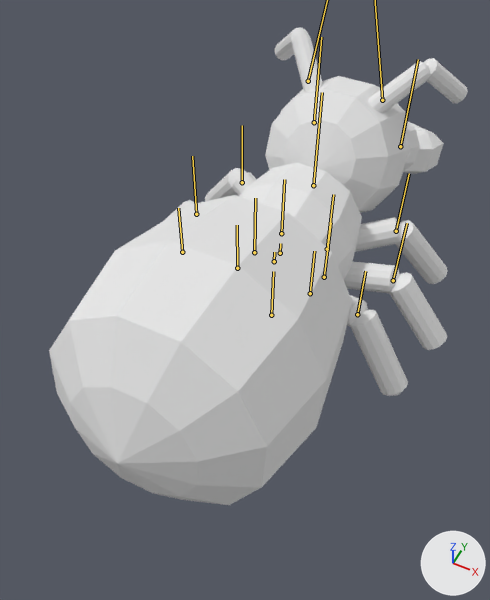
The glTF model assets/models/enemies/ant_model.glb: old version first, new version second.
Before and after are seen from a 50 mm camera at (0.86, -2.03, 2.57) aimed at (-0.06, -0.18, 0.27). Every picture has the same lights, and +X, +Y and +Z are marked at lower right. The older version comes first. The bones that bend it are drawn over the model as lines.
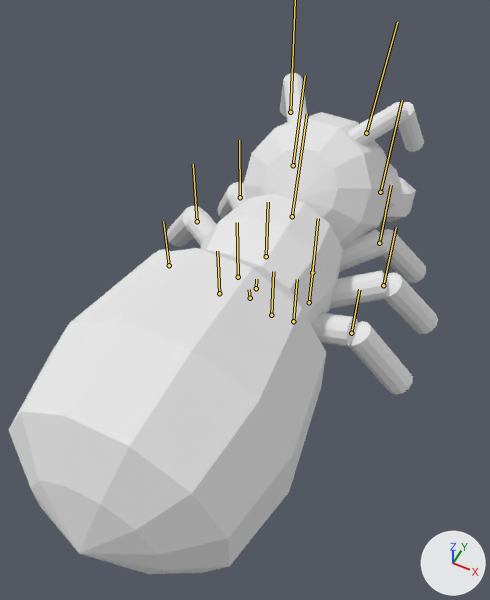
The newer file adds an action. The first version stands in its rest pose; the second is drawn at frame 5 of the action 'hurt'.

Changed parts and their boxes [x1, y1, x2, y2] in the pictures (490 x 600 px):
'Mesh_0', posed
    before: [49, 27, 468, 505]
    after: [9, 73, 438, 574]
bone 'head', root to tip
    before: (313, 185) to (322, 92)
    after: (292, 216) to (307, 113)
bone 'left_fang', root to tip
    before: (314, 122) to (321, 37)
    after: (293, 165) to (305, 75)
bone 'right_fang', root to tip
    before: (400, 146) to (418, 59)
    after: (380, 192) to (402, 100)
bone 'body', root to tip
    before: (280, 253) to (280, 243)
    after: (256, 288) to (256, 279)
bone 'back_abdomen', root to tip
    before: (274, 261) to (274, 252)
    after: (250, 298) to (249, 289)
bone 'left_front_leg', root to tip
    before: (281, 233) to (284, 179)
    after: (266, 256) to (268, 202)
bone 'left_front_leg2', root to tip
    before: (242, 182) to (242, 125)
    after: (240, 197) to (239, 140)
bone 'right_front_leg', root to tip
    before: (327, 249) to (333, 194)
    after: (312, 272) to (318, 218)
bone 'right_front_leg2', root to tip
    before: (396, 231) to (409, 173)
    after: (379, 243) to (391, 185)
bone 'left_center_leg', root to tip
    before: (254, 252) to (255, 198)
    after: (238, 277) to (237, 222)
bone 'left_center_leg2', root to tip
    before: (196, 214) to (192, 156)
    after: (197, 221) to (193, 164)
bone 'right_center_leg', root to tip
    before: (324, 277) to (331, 222)
    after: (309, 302) to (315, 248)
bone 'right_center_leg2', root to tip
    before: (393, 280) to (407, 223)
    after: (383, 285) to (396, 227)
bone 'left_rear_leg', root to tip
    before: (237, 268) to (237, 225)
    after: (219, 293) to (217, 251)
bone 'left_rear_leg2', root to tip
    before: (182, 252) to (178, 208)
    after: (169, 265) to (163, 221)
bone 'right_rear_leg', root to tip
    before: (310, 293) to (314, 251)
    after: (293, 321) to (297, 279)
bone 'right_rear_leg2', root to tip
    before: (357, 314) to (365, 271)
    after: (351, 333) to (359, 289)

The change in detail:
Bone 'head' (bone_head) moves from (0.0, 0.0, 0.0) to (0.0, 0.0, 0.25).
Bone 'head' (bone_head) turns from (0, 0, 0) to (-10, 0, 0) degrees about its own x, y and z.
Bone 'left_fang' (bone_left_fang) turns from (0, 0, 0) to (0, -10, 0) degrees about its own x, y and z.
Bone 'right_fang' (bone_right_fang) turns from (0, 0, 0) to (0, 10, 0) degrees about its own x, y and z.
Bone 'left_antenna' (bone_left_antenna) turns from (0, 0, 0) to (8, -15, 11) degrees about its own x, y and z.
Bone 'right_antenna' (bone_right_antenna) turns from (0, 0, 0) to (8, 15, -11) degrees about its own x, y and z.
Bone 'body' (bone_body) moves from (0.0, 0.0, 0.0) to (0.0, 0.0, 0.25).
Bone 'back_abdomen' (bone_back_abdomen) turns from (0, 0, 0) to (8, 0, 0) degrees about its own x, y and z.
Bone 'left_front_leg' (bone_left_front_leg) moves from (0.0, 0.0, 0.0) to (0.079, 0.0, 0.17).
Bone 'left_front_leg' (bone_left_front_leg) turns from (0, 0, 0) to (0, -15, 0) degrees about its own x, y and z.
Bone 'left_front_leg2' (bone_left_front_leg2) turns from (0, 0, 0) to (0, -7, 0) degrees about its own x, y and z.
Bone 'right_front_leg' (bone_right_front_leg) moves from (0.0, 0.0, 0.0) to (-0.079, 0.0, 0.17).
Bone 'right_front_leg' (bone_right_front_leg) turns from (0, 0, 0) to (0, 15, 0) degrees about its own x, y and z.
Bone 'right_front_leg2' (bone_right_front_leg2) turns from (0, 0, 0) to (0, 7, 0) degrees about its own x, y and z.
Bone 'left_center_leg' (bone_left_center_leg) moves from (0.0, 0.0, 0.0) to (0.0, 0.0, 0.187).
Bone 'left_center_leg' (bone_left_center_leg) turns from (0, 0, 0) to (0, -25, 0) degrees about its own x, y and z.
Bone 'left_center_leg2' (bone_left_center_leg2) turns from (0, 0, 0) to (0, -7, 0) degrees about its own x, y and z.
Bone 'right_center_leg' (bone_right_center_leg) moves from (0.0, 0.0, 0.0) to (0.0, 0.0, 0.187).
Bone 'right_center_leg' (bone_right_center_leg) turns from (0, 0, 0) to (0, 25, 0) degrees about its own x, y and z.
Bone 'right_center_leg2' (bone_right_center_leg2) turns from (0, 0, 0) to (0, 7, 0) degrees about its own x, y and z.
Bone 'left_rear_leg' (bone_left_rear_leg) moves from (0.0, 0.0, 0.0) to (-0.056, 0.0, 0.179).
Bone 'left_rear_leg' (bone_left_rear_leg) turns from (0, 0, 0) to (0, -17, 0) degrees about its own x, y and z.
Bone 'left_rear_leg2' (bone_left_rear_leg2) turns from (0, 0, 0) to (0, -15, 0) degrees about its own x, y and z.
Bone 'right_rear_leg' (bone_right_rear_leg) moves from (0.0, 0.0, 0.0) to (0.056, 0.0, 0.179).
Bone 'right_rear_leg' (bone_right_rear_leg) turns from (0, 0, 0) to (0, 17, 0) degrees about its own x, y and z.
Bone 'right_rear_leg2' (bone_right_rear_leg2) turns from (0, 0, 0) to (0, 15, 0) degrees about its own x, y and z.
